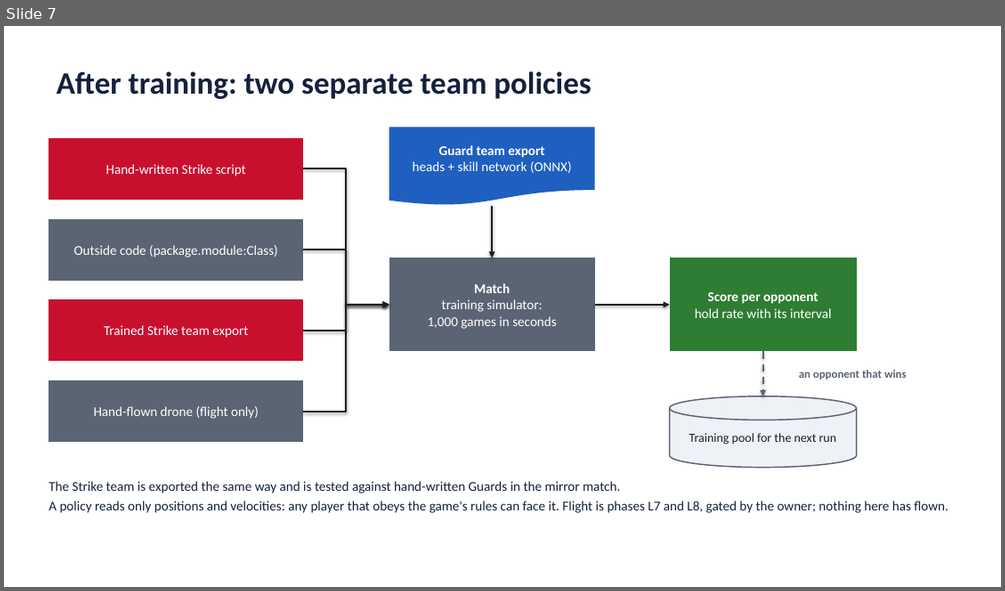
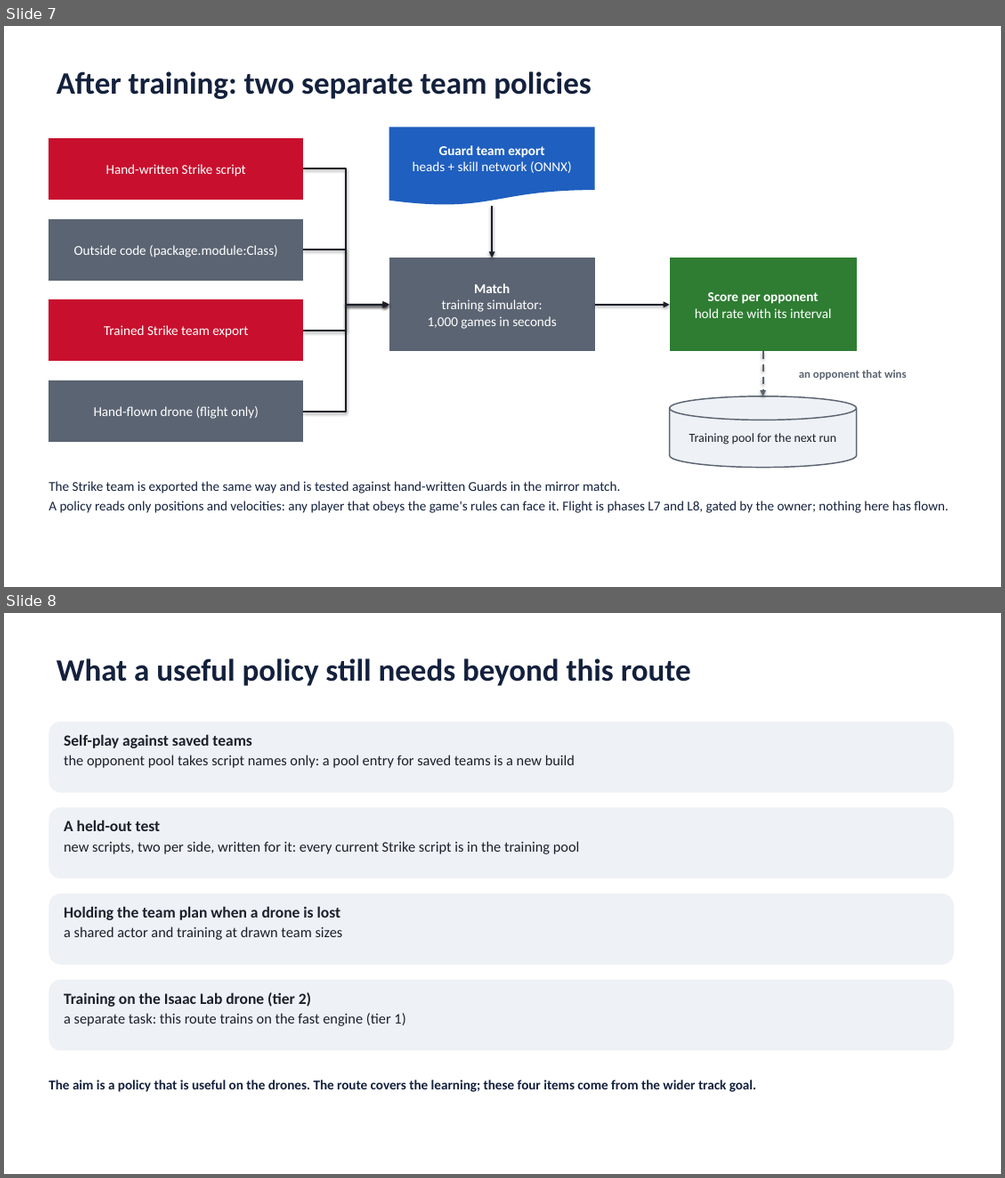
Before and after one commit to AI-DA-STC/AirStack-starling-max2, a slide deck: svg_training/ste_learning/figures/learned_skills_route.pptx. Shown one above the other, each under a label of ours: slide 7 before the commit, slides 7 and 8 after it. The pictures are 1005x591 and 1005x1178 pixels, drawn with LibreOffice and Linux fonts; fonts in the diff are those of the drawing. Boxes give left, top, right and bottom in pixels: in the first picture for what was removed or moved away, otherwise in the second. Text is boxed around its words. In the diff, an @@ line names an element or a change of style, - is before the commit and + after.

```diff
--- a/svg_training/ste_learning/figures/learned_skills_route.pptx
+++ b/svg_training/ste_learning/figures/learned_skills_route.pptx
@@ slide 8 added at [4,613,1001,1174], background #FFFFFF @@
@@ title added at [57,658,691,686], 30 pt, text #14213D, bold @@
+What a useful policy still needs beyond this route
@@ rounded rectangle added at [48,722,954,793], fill #EEF1F5 @@
@@ text added at [64,734,574,768], 14 pt, text #1B1F2A @@
+Self-play against saved teams
+the opponent pool takes script names only: a pool entry for saved teams is a new build
@@ rounded rectangle added at [48,807,954,878], fill #EEF1F5 @@
@@ text added at [64,819,580,854], 14 pt, text #1B1F2A @@
+A held-out test
+new scripts, two per side, written for it: every current Strike script is in the training pool
@@ rounded rectangle added at [48,893,954,965], fill #EEF1F5 @@
@@ text added at [64,906,343,940], 14 pt, text #1B1F2A @@
+Holding the team plan when a drone is lost
+a shared actor and training at drawn team sizes
@@ rounded rectangle added at [48,980,954,1051], fill #EEF1F5 @@
@@ text added at [64,992,405,1026], 14 pt, text #1B1F2A @@
+Training on the Isaac Lab drone (tier 2)
+a separate task: this route trains on the fast engine (tier 1)
@@ text added at [48,1079,756,1092], 13 pt, text #14213D, bold @@
+The aim is a policy that is useful on the drones. The route covers the learning; these four items come from the wider track goal.
```
Also in this commit, not shown: 3 slides changed, 2 other slides added, 1 slide removed, 5 other files.
